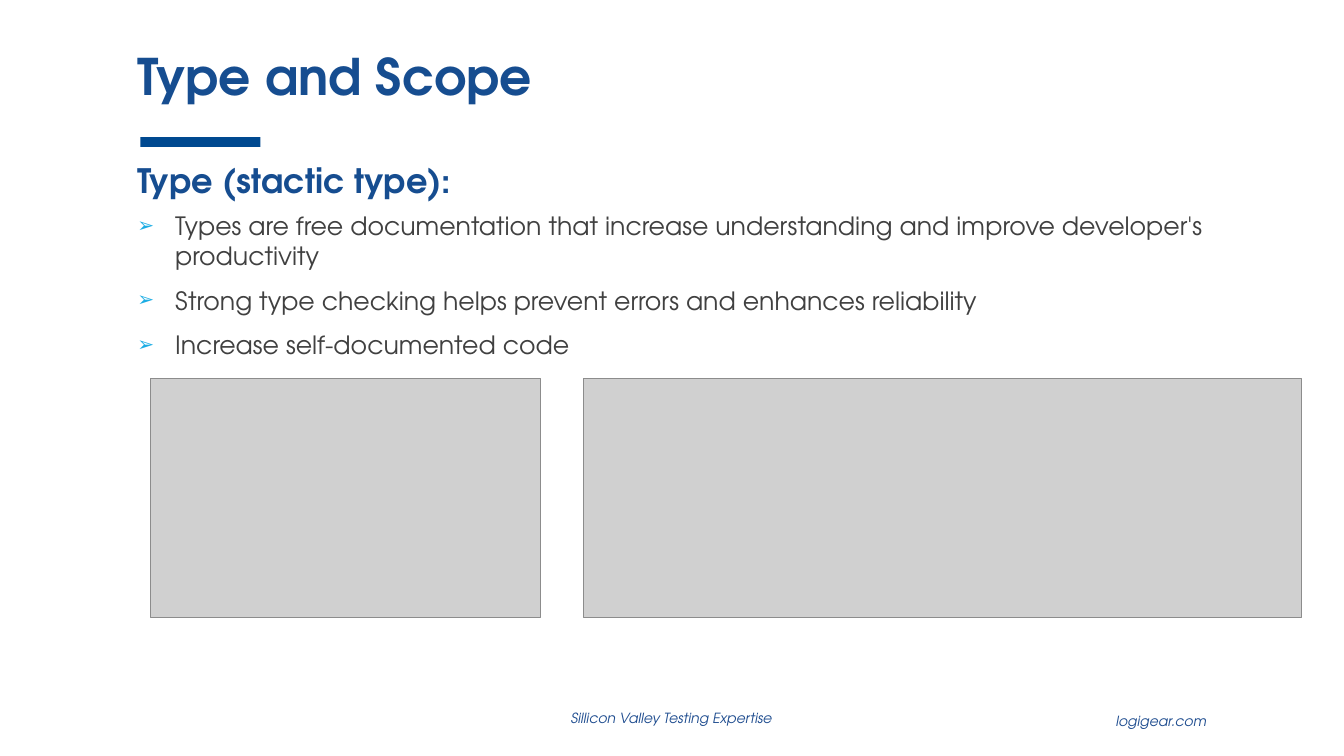
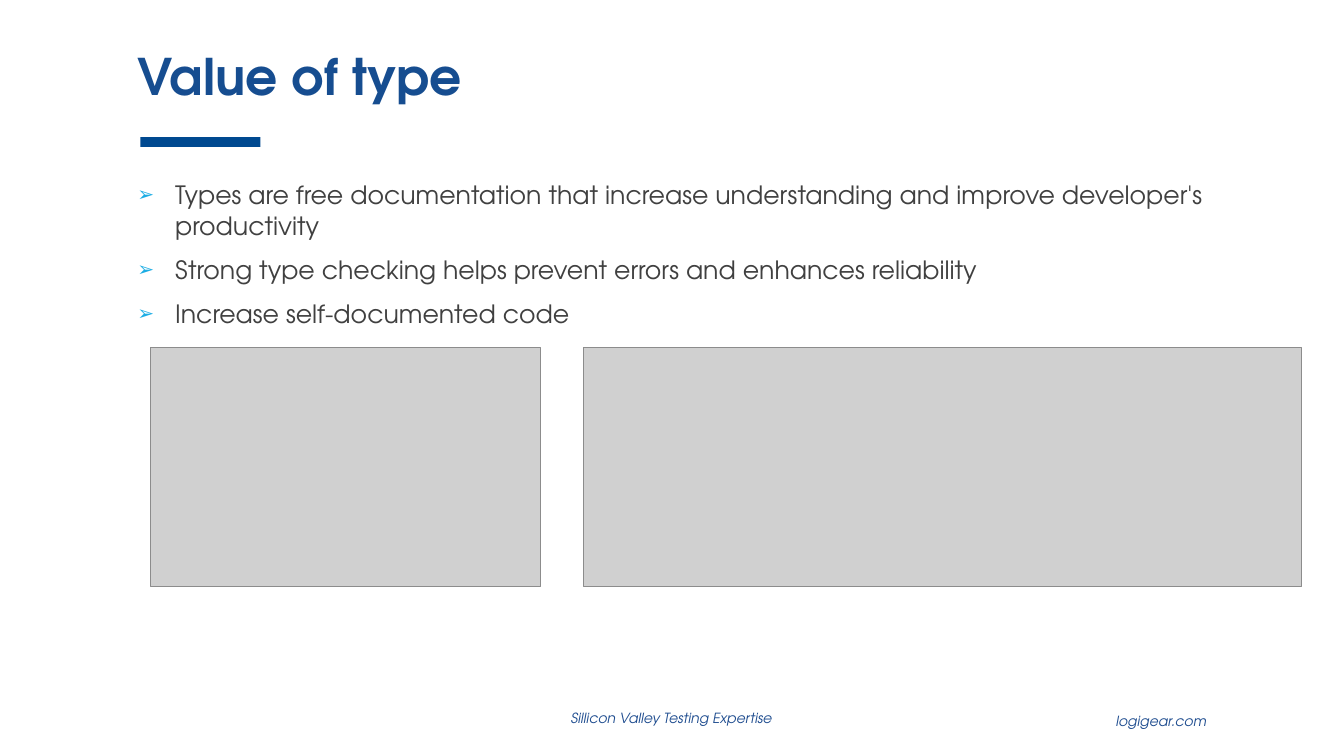
Before and after one commit to thewalldao/ICT_PROTRACTOR, a slide deck: slide 7 of Document/Study_document/inContact.pptx (slide 8 before the commit). Drawn at 1344x756 pixels with LibreOffice and Linux fonts; fonts in the diff are those of the drawing; grey boxes stand for pictures; background and template pictures are left out. Boxes give left, top, right and bottom in pixels: in the first picture for what was removed or moved away, otherwise in the second. Text is boxed around its words. In the diff, an @@ line names an element or a change of style, - is before the commit and + after.

```diff
--- a/Document/Study_document/inContact.pptx
+++ b/Document/Study_document/inContact.pptx
@@ title at (137,57,462,105): text changed @@
-Type and Scope
+Value of type
@@ 2 pictures, 1 text: place and size @@
-2 pictures, 1 text at (151,216,1303,617)
+2 pictures, 1 text at (151,185,1303,587)
@@ text removed at (137,167,451,202) @@
-Type (stactic type):
```
Also in this commit, not shown: 3 other slides changed, 3 slides added, 1 slide removed.
